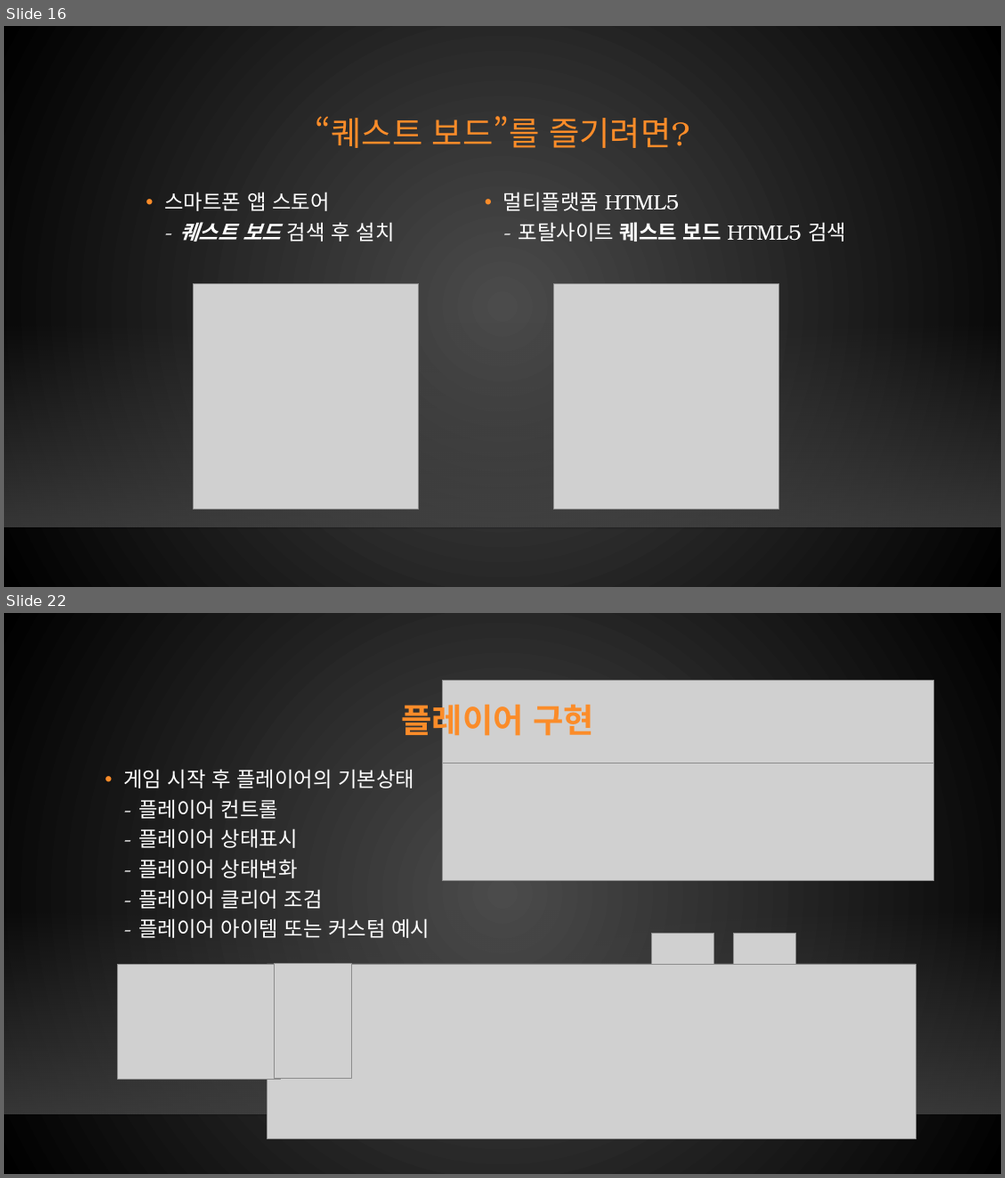
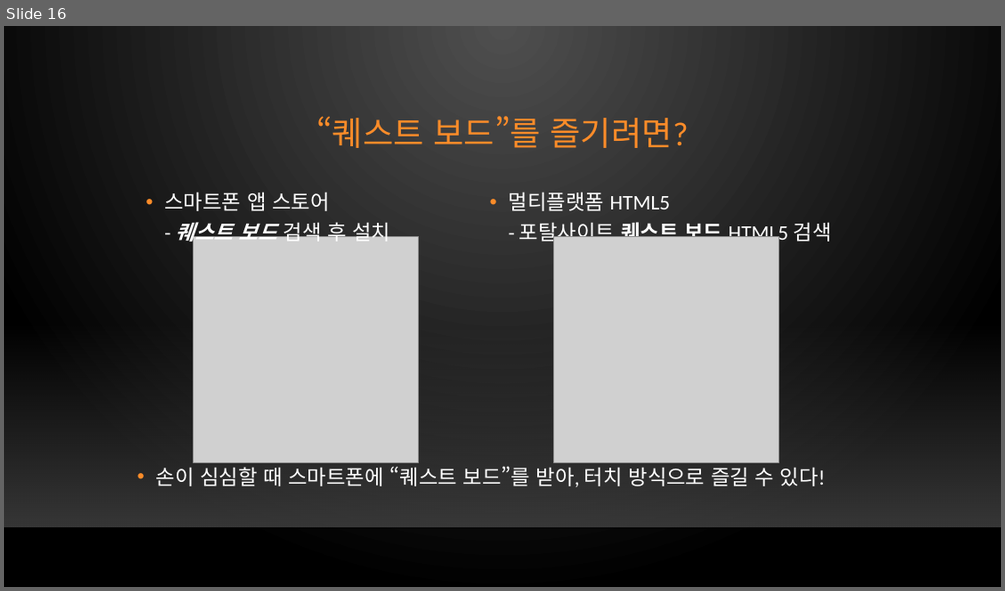
Before and after one commit to xqiwipx/first_project, a slide deck: Kims_project.pptx. Shown one above the other, each under a label of ours: slides 16 and 22 before the commit, slide 16 after it; the slides between them are not shown. The pictures are 1005x1178 and 1005x591 pixels, drawn with LibreOffice and Linux fonts; fonts in the diff are those of the drawing; grey boxes stand for pictures; background and template pictures are left out. Boxes give left, top, right and bottom in pixels: in the first picture for what was removed or moved away, otherwise in the second. Text is boxed around its words. In the diff, an @@ line names an element or a change of style, - is before the commit and + after.

```diff
--- a/Kims_project.pptx
+++ b/Kims_project.pptx
@@ slide 22 removed at [4,613,1001,1174], background gradient #4B4B4B to #000000; not listed: 2 template elements that a slide beside it also shows @@
@@ picture removed at [442,681,934,763] @@
@@ title removed at [401,698,594,741] @@
-플레이어 구현
@@ text removed at [123,769,429,938] @@
-• 게임 시작 후 플레이어의 기본상태
-  - 플레이어 컨트롤
-  - 플레이어 상태표시
-  - 플레이어 상태변화
-  - 플레이어 클리어 조검
-  - 플레이어 아이템 또는 커스텀 예시
@@ picture removed at [442,760,934,880] @@
@@ picture removed at [652,933,713,967] @@
@@ picture removed at [734,933,796,967] @@
@@ picture removed at [118,964,281,1078] @@
@@ picture removed at [267,964,915,1139] @@
@@ picture removed at [274,964,352,1078] @@
@@ slide 16 changed as well @@
@@ background gradient #4B4B4B to #000000 to gradient #505050 to #000000 @@
@@ font TeX Gyre Bonum to Calibri in 3 elements at [316,116,688,148], [164,192,390,245], [509,192,832,245] @@
@@ picture: place and size @@
-picture at [194,283,418,508]
+picture at [194,237,418,462]
@@ picture: place and size @@
-picture at [554,283,778,508]
+picture at [554,237,778,462]
@@ text added at [156,466,825,487], 20 pt, text #FFFFFF @@
+• 손이 심심할 때 스마트폰에 “퀘스트 보드”를 받아, 터치 방식으로 즐길 수 있다!
```
Also in this commit, not shown: 25 other slides changed, 4 slides added, 2 other slides removed.
